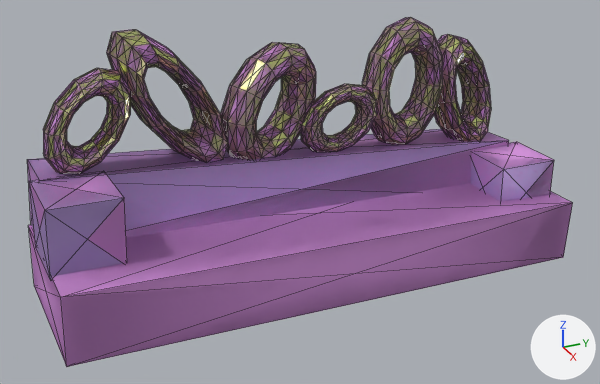
An edit to the glTF model GroupProject/assets/decoratedBench.gltf, drawn before and after from the same camera.
Camera for both pictures: a camera (50 mm lens) standing at (5.75, -2.73, 2.9) and looking at (-0.27, -0.02, -0.11). Arrows for +X, +Y and +Z are at lower right; the lights stay in place. Mesh edges are drawn as thin lines. Where no turn or scale is listed for an object, it has been applied to the vertices.

Names of what the first picture shows: 'group1115652965.001', 'group249111936', 'group249111936.001', 'group250445496', 'group250445496.001', 'group32685562', 'group32685562.001', 'group438409493.001', 'group672843478.001', 'group795516396', 'group795516396.001', 'group997983099', 'group997983099.001'.
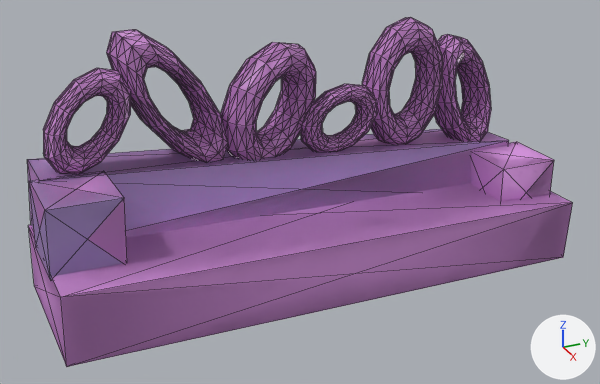
Pixel boxes (x1, y1, x2, y2) of what changed, in the pictures (600 x 384 px):
'group250445496.001', recoloured, surface changed
    both: (221, 42, 316, 159)
'group249111936.001', recoloured, surface changed
    both: (106, 30, 228, 162)
'group32685562.001', recoloured, surface changed
    both: (362, 17, 443, 144)
'group1115652965.001', recoloured, surface changed
    both: (43, 68, 131, 174)
'group438409493.001', recoloured, surface changed
    both: (435, 34, 491, 142)

The change, as a diff of the scene's bpy script:
```diff
--- a/GroupProject/assets/decoratedBench.gltf.py
+++ b/GroupProject/assets/decoratedBench.gltf.py
@@ mat_material_011 @@
 mat_material_011 = principled_material('Material.011')
-mat_material_011.base_color = (0.745, 0.799, 0.27)  # yellow #e0e78e
-mat_material_011.metallic = 1.0
+mat_material_011.base_color = (0.738, 0.323, 0.799)  # pink #df9ae7
 mat_material_011.roughness = 0.2
@@ mat_material_010 @@
 mat_material_010 = principled_material('Material.010')
-mat_material_010.base_color = (0.745, 0.799, 0.27)  # yellow #e0e78e
-mat_material_010.metallic = 1.0
+mat_material_010.base_color = (0.738, 0.323, 0.799)  # pink #df9ae7
 mat_material_010.roughness = 0.2
@@ mat_material_009 @@
 mat_material_009 = principled_material('Material.009')
-mat_material_009.base_color = (0.745, 0.799, 0.27)  # yellow #e0e78e
-mat_material_009.metallic = 1.0
+mat_material_009.base_color = (0.738, 0.323, 0.799)  # pink #df9ae7
 mat_material_009.roughness = 0.2
@@ mat_material_007 @@
 mat_material_007 = principled_material('Material.007')
-mat_material_007.base_color = (0.745, 0.799, 0.27)  # yellow #e0e78e
-mat_material_007.metallic = 1.0
+mat_material_007.base_color = (0.738, 0.323, 0.799)  # pink #df9ae7
 mat_material_007.roughness = 0.2
@@ mat_material_006 @@
 mat_material_006 = principled_material('Material.006')
-mat_material_006.base_color = (0.745, 0.799, 0.27)  # yellow #e0e78e
-mat_material_006.metallic = 1.0
+mat_material_006.base_color = (0.738, 0.323, 0.799)  # pink #df9ae7
 mat_material_006.roughness = 0.2
```
